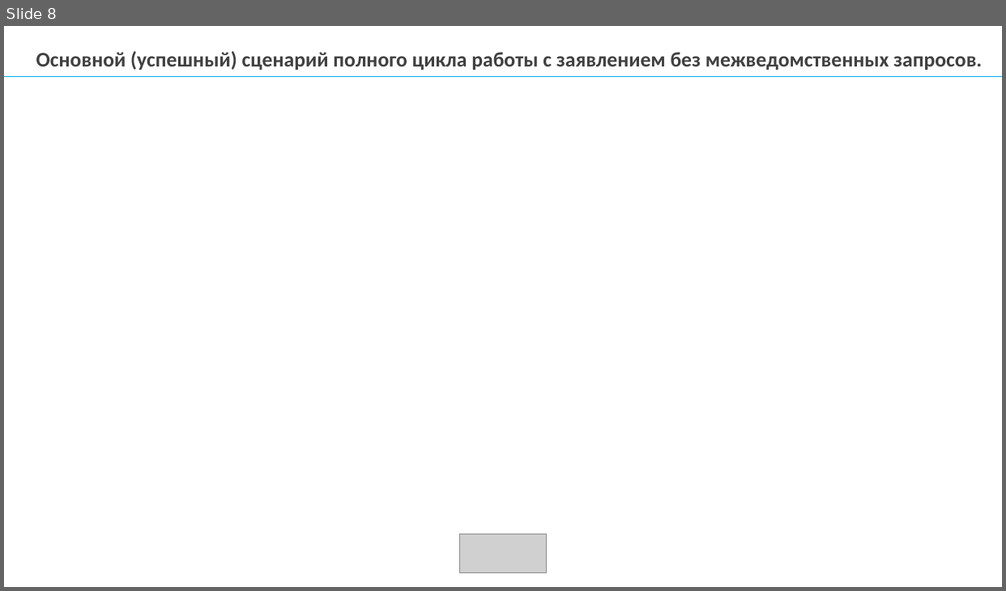
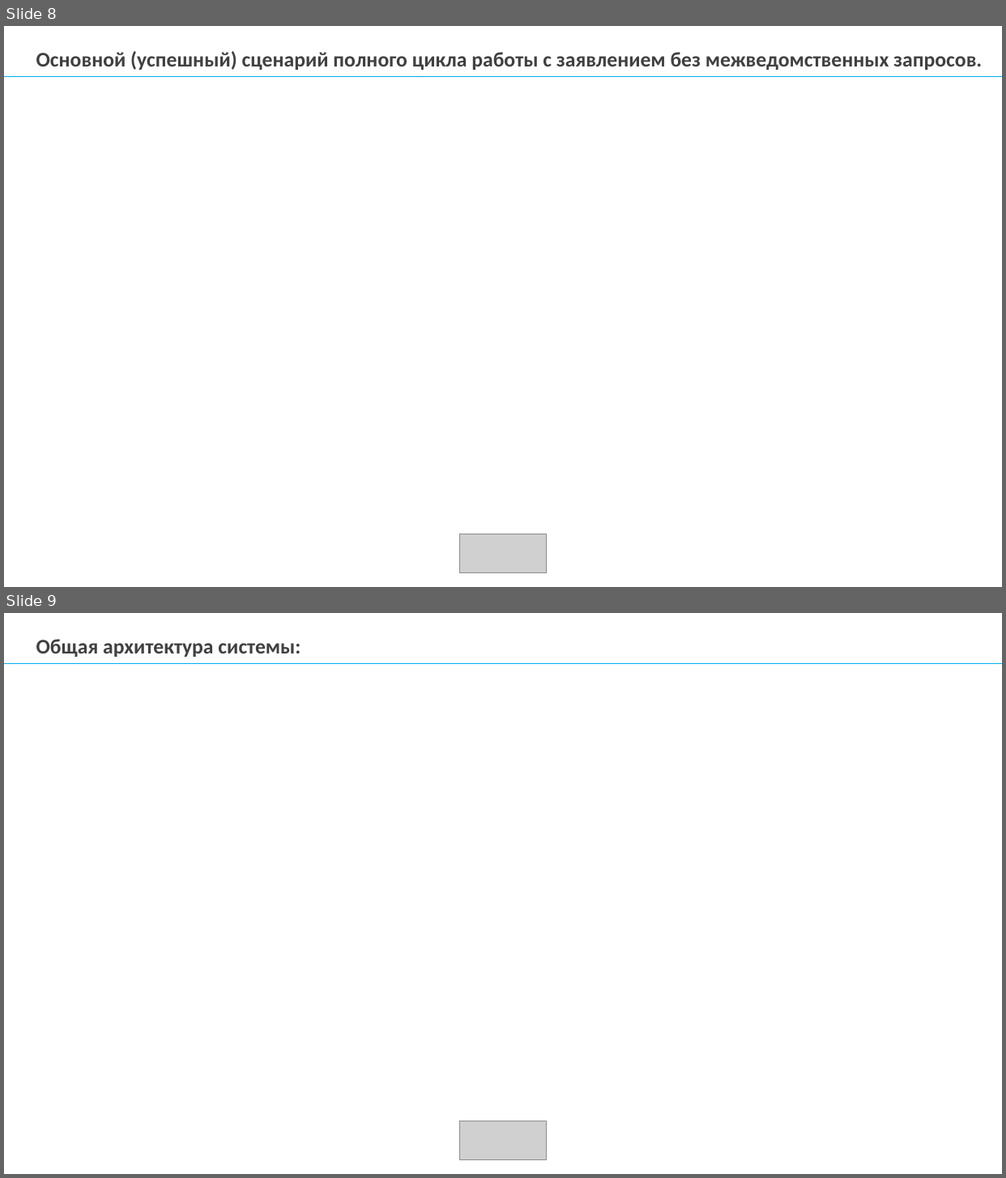
Before and after one commit to mcdodik20008/docs, a slide deck: Презентация диплома.pptx. Shown one above the other, each under a label of ours: slide 8 before the commit, slides 8 and 9 after it. The pictures are 1006x591 and 1006x1178 pixels, drawn with LibreOffice and Linux fonts; fonts in the diff are those of the drawing; grey boxes stand for pictures; background and template pictures are left out. Boxes give left, top, right and bottom in pixels: in the first picture for what was removed or moved away, otherwise in the second. Text is boxed around its words. In the diff, an @@ line names an element or a change of style, - is before the commit and + after.

```diff
--- a/Презентация диплома.pptx
+++ b/Презентация диплома.pptx
@@ slide 9 added at (4, 613, 1002, 1174), background picture (left out) @@
@@ text added at (36, 639, 300, 657), 20 pt, text #404040, bold @@
+Общая архитектура системы:
@@ line added from (4, 664) to (1002, 664), #00B0F0 1 pt @@
@@ picture added at (460, 1122, 547, 1160) @@
```
Also in this commit, not shown: 14 other slides changed, 3 other slides added, 3 slides removed, 4 other files.
